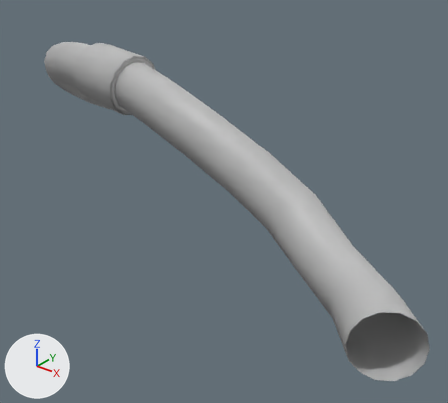
Before and after pictures for a commit that changed the FBX model Assets/Models/Tubes/Tube_02.fbx.
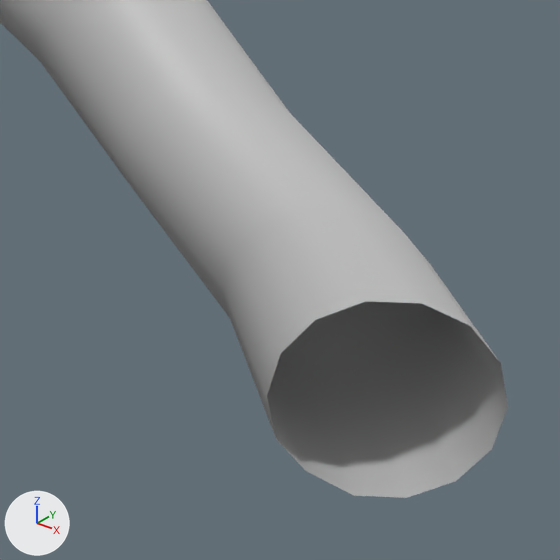
Each version appears first whole from a 50 mm lens placed at (0.82, -2.2, 1.81), pointed at (-1.89, 1.19, -0.29), and next in a close-up on the part from 56% to 100% of the width and 51% to 100% of the height. The axes (+X, +Y, +Z) are drawn at lower left. The lights are the same throughout. Where no turn or scale is listed for an object, it has been applied to the vertices.

The older version as bpy lines, for what is in view:
```python
me_mesh = bpy.data.meshes.new('Mesh')
me_mesh.from_pydata(...)  # 238 vertices, 224 faces; spans x -4.56..0.15, y -0.11..2.61, z -0.4..0.85
me_mesh.materials.append(mat_m_tubes)  # grey #bcbcbc
ob_sm_tube_02 = bpy.data.objects.new('SM_Tube_02', me_mesh)
ob_sm_tube_02.location = (0.0, 0.0, 0.0)
```
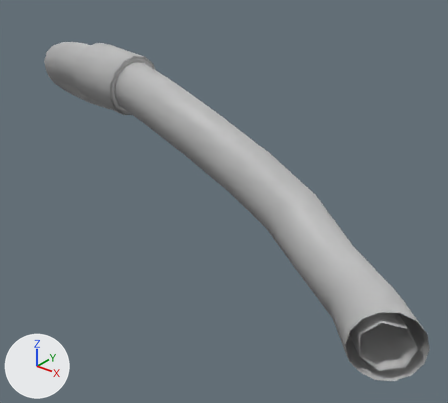
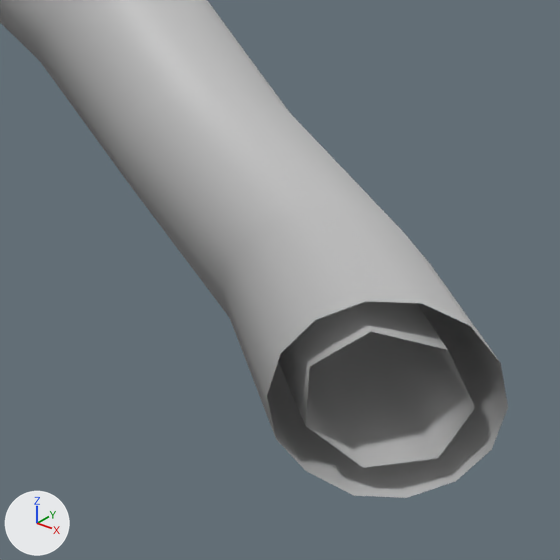
Where the change shows, as pixel boxes [x1, y1, x2, y2] in the close-ups (560 x 560 px):
part 1 of me_mesh, added: after [278, 301, 475, 468]

The change in detail:
me_mesh is used by ob_sm_tube_02; location (0.0, 0.0, 0.0).
me_mesh had 238 vertices, 224 faces and spanned x -4.56..0.15, y -0.11..2.61, z -0.4..0.85.
me_mesh now has 343 vertices, 315 faces and spans x -4.56..0.15, y -0.11..2.61, z -0.4..0.85.
me_mesh part 1: a new loose piece of 56 vertices spanning x -2.46..0.11, y -0.07..0.96, z -0.21..0.72, in mat_m_tubes (grey #bcbcbc).
